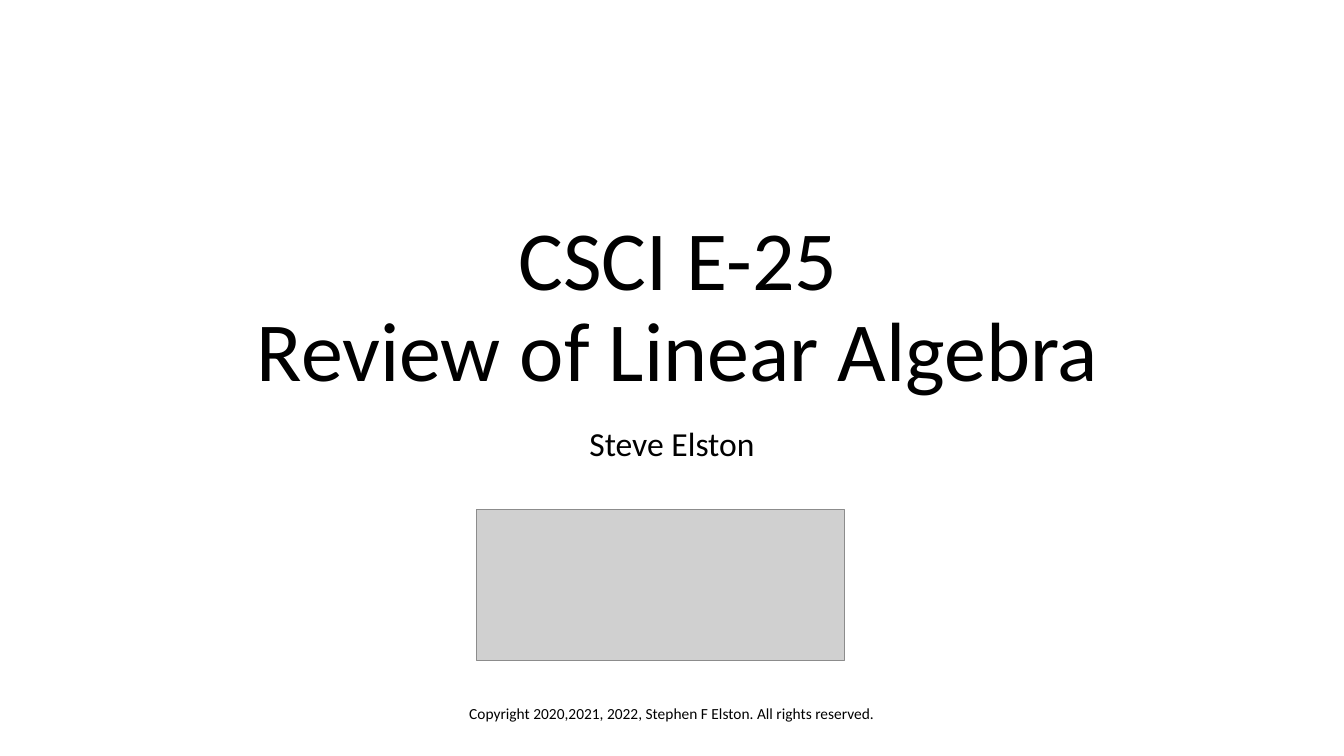
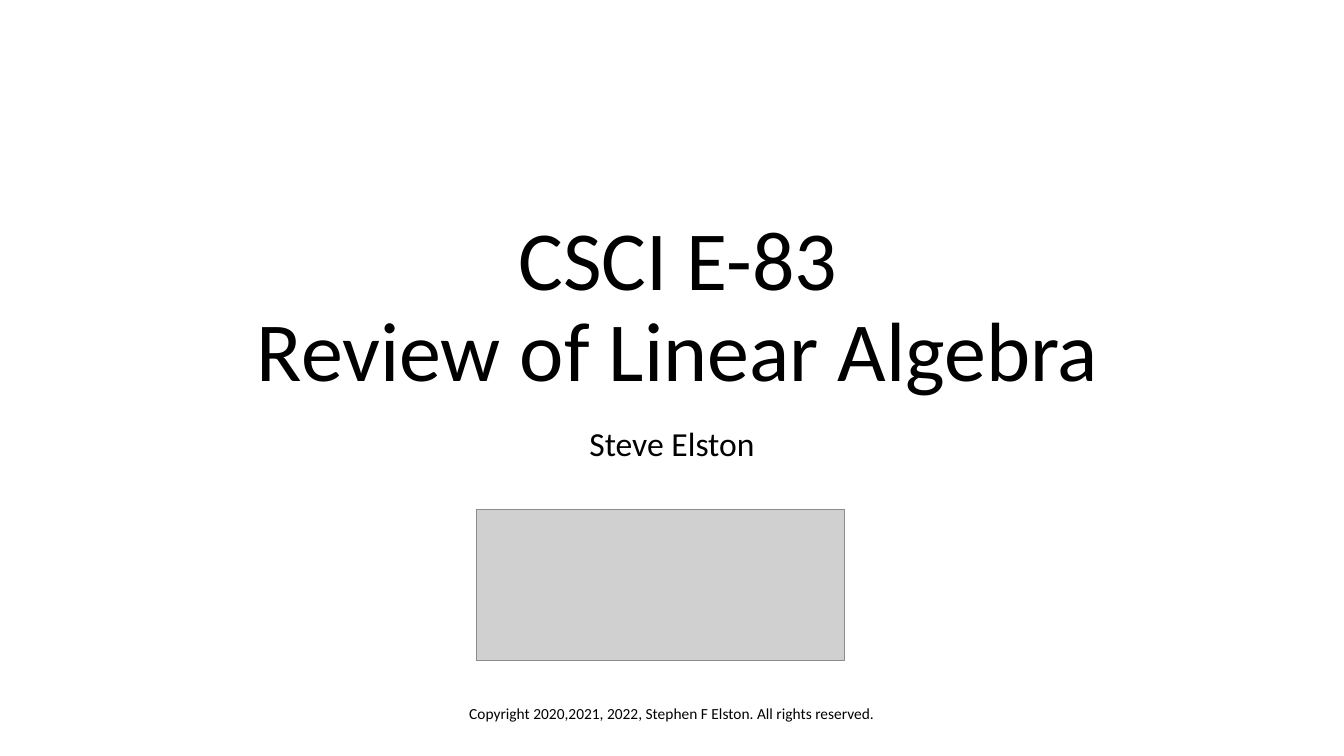
Before and after one commit to StephenElston/CSCI-E-83, a slide deck: slide 1 of SupplementaryMaterials/ReviewOfLinearAlgebra.pptx. Drawn at 1344x756 pixels with LibreOffice and Linux fonts; fonts in the diff are those of the drawing; grey boxes stand for pictures. Boxes give left, top, right and bottom in pixels: in the first picture for what was removed or moved away, otherwise in the second. Text is boxed around its words. In the diff, an @@ line names an element or a change of style, - is before the commit and + after.

```diff
--- a/SupplementaryMaterials/ReviewOfLinearAlgebra.pptx
+++ b/SupplementaryMaterials/ReviewOfLinearAlgebra.pptx
@@ title at [257, 232, 1098, 396]: text changed @@
-CSCI E-25
-Review of Linear Algebra
+CSCI E-83
+Review of Linear Algebra
```
Also in this commit, not shown: 11 other slides changed.
